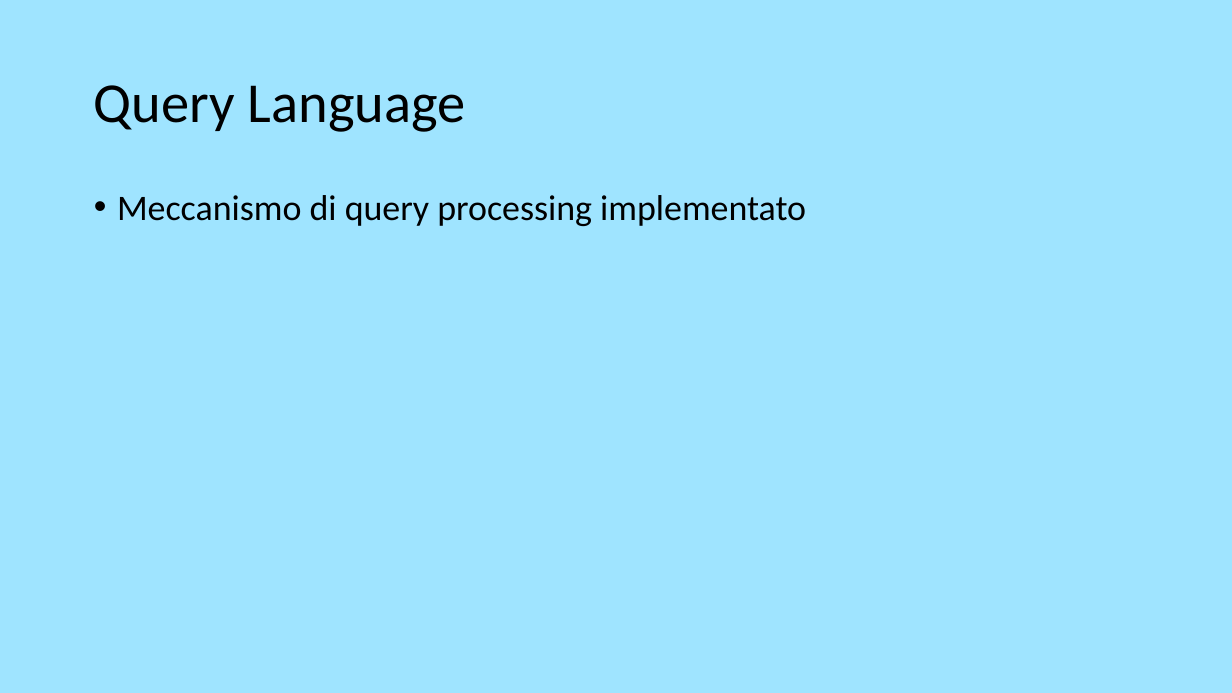
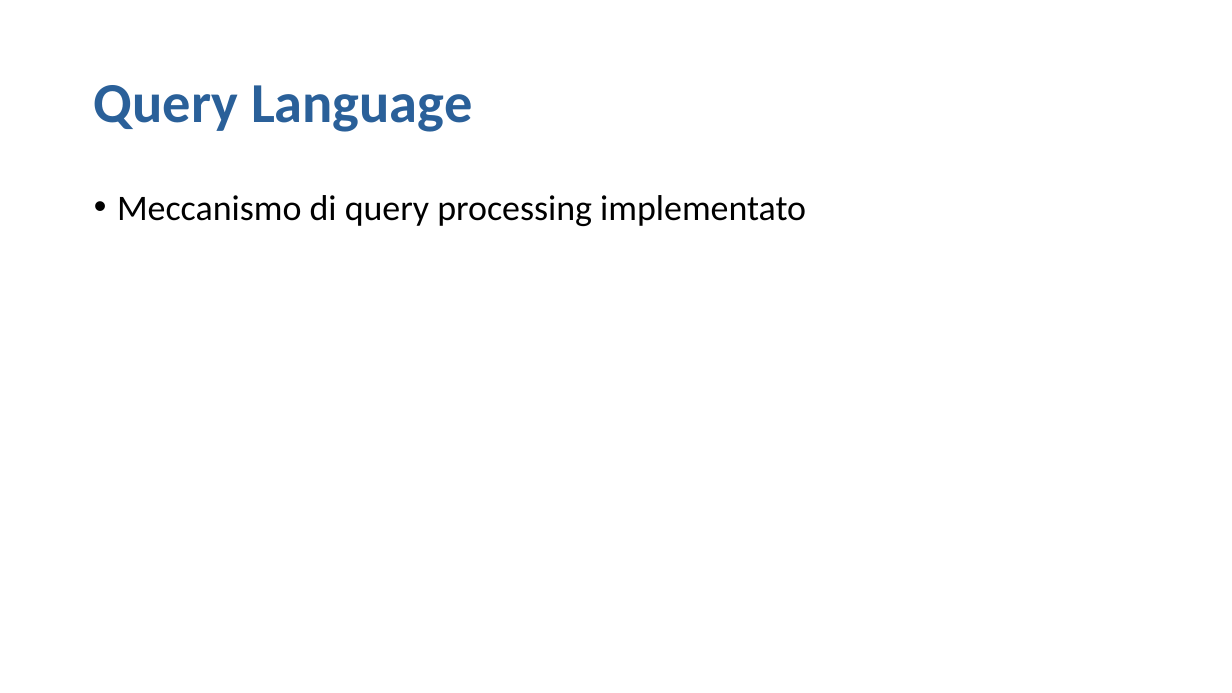
Before and after one commit to theElandor/Progetto3.0, a slide deck: slide 7 of 1PresentazioneGI.odp (slide 9 before the commit). Drawn at 1232x693 pixels with LibreOffice and Linux fonts; fonts in the diff are those of the drawing. Boxes give left, top, right and bottom in pixels: in the first picture for what was removed or moved away, otherwise in the second. Text is boxed around its words. In the diff, an @@ line names an element or a change of style, - is before the commit and + after.

```diff
--- a/1PresentazioneGI.odp
+++ b/1PresentazioneGI.odp
@@ background #9FE4FF to #FFFFFF @@
@@ title "Query Language" at box(94, 85, 472, 132): text colour #000000 to #2A6099, bold on @@
```
Also in this commit, not shown: 11 slides added, 14 slides removed, 13 other files.
